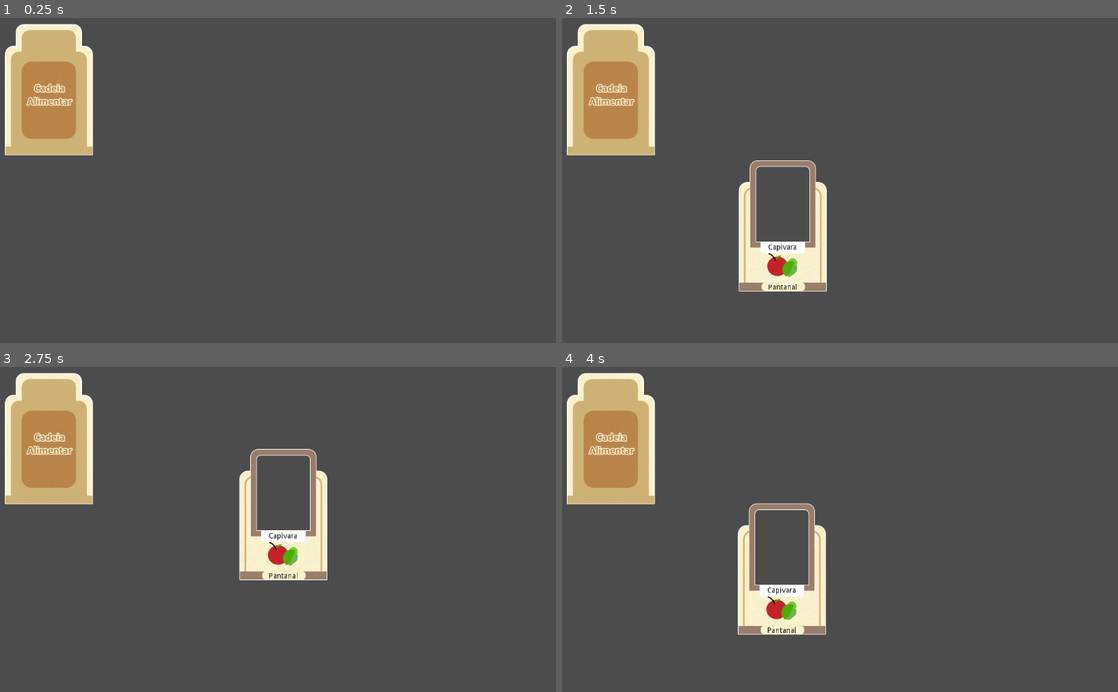
Above: before the commit, frames 1-4 (two rows, left to right).
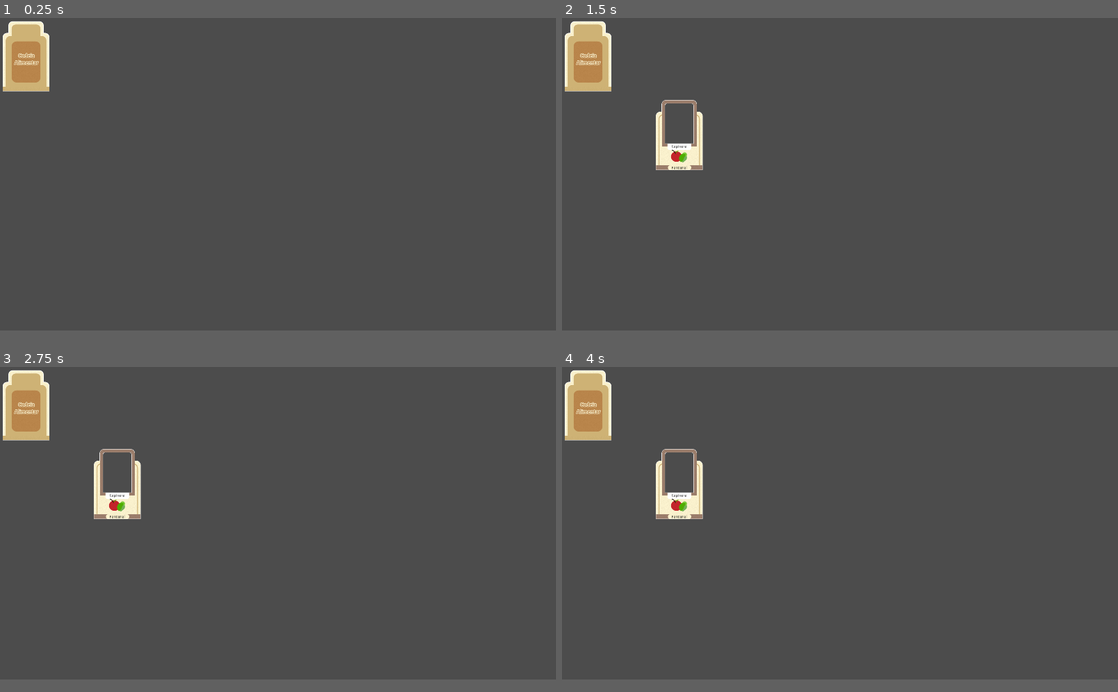
Above: after the commit, the same moments.

Repository: rominhorl/cardgame
Game: Godot game, scene res://Scenes/Deck.tscn
Same seed, same stepped clock (60 frames per second), same inputs: the game is played once before the commit and once after it. The project has no main scene, so this scene is started directly.
Inputs (mouse positions are in pixels of both pictures, inside the frame that each line leads up to):
- Up to frame 1 (0.25 s): no input
- Up to frame 2 (1.5 s): tap Enter at 0.5 s; move the mouse to (612, 89) at 0.52 s; click (612, 89) at 0.6 s; move the mouse to (778, 219) at 1.27 s; click (778, 219) at 1.35 s
- Up to frame 3 (2.75 s): tap Space at 2 s; move the mouse to (333, 458) at 2.02 s; click (333, 458) at 2.1 s
- Up to frame 4 (4 s): tap Enter at 2.75 s; move the mouse to (812, 594) at 2.77 s; click (812, 594) at 2.85 s; move the mouse to (1006, 578) at 3.52 s; click (1006, 578) at 3.6 s
In our replay, the window is 800x468 before the commit and 800x450 after it. These sizes can differ from the game's own. Grey fills any space a smaller window leaves; there, only what the larger window draws over its background counts as a difference.

The runs differ from the first frame. In frame 1, 5.9% of the frame differs, in the area x 0-17%, y 0-43%; in frame 2, 11%; in frame 3, 11%; in frame 4, 11%, in the area x 0-48%, y 0-83%.

Commit message:
Adjusted the padding between the cards on hand

Diff:
--- a/CardGame/Scenes/Deck.gd
+++ b/CardGame/Scenes/Deck.gd
@@ -11,7 +11,8 @@
 var CardSpeedMove = 600
 
 func _ready():
-	HandPoints = draw_circle_arc(MidScreen+Vector2(0,MidScreen.y), get_viewport().size.x*0.4, get_viewport().size.y*0.25, -90, 90, Color(0.0, 1.0, 0.0))
+	HandPoints = draw_circle_arc(MidScreen+Vector2(0,MidScreen.y*1.2), get_viewport().size.x*0.4, get_viewport().size.y*0.25, -90, 90, Color(0.0, 1.0, 0.0))
+	print(range(5))
 
 func _process(delta):
 
@@ -48,61 +49,14 @@
 	CardsHand.append(NewCard.name)
 	$Hand.add_child(NewCard)
 #	OrganizeHand(deltaVar,CardSpeedMove)
-	print(CardsHand)
 
 #~~~~~~~~~~~~~~~~~~~~~~Organizar a mão~~~~~~~~~~~~~~~~~~~~~~~~~~~~
 
 func OrganizeHand(delta,CardSpeedMove):
-
-	match CardsHand.size():
-		1:
-			$Hand.get_node(str(CardsHand[0])).move_and_slide((HandPoints[100]-$Hand.get_node(str(CardsHand[0])).position)*delta*CardSpeedMove)
-			continue
-		2:
-			for i in range(CardsHand.size()):
-				$Hand.get_node(str(CardsHand[i])).move_and_slide((HandPoints[50+(i+0.5)*100/CardsHand.size()]-$Hand.get_node(str(CardsHand[i])).position)*delta*CardSpeedMove)
-				$Hand.get_node(str(CardsHand[i])).rotation = -0.05+i*0.1
-			continue
-		3:
-			for i in range(CardsHand.size()):
-				$Hand.get_node(str(CardsHand[i])).move_and_slide((HandPoints[50+(i+0.5)*100/CardsHand.size()]-$Hand.get_node(str(CardsHand[i])).position)*delta*CardSpeedMove)
-				$Hand.get_node(str(CardsHand[i])).rotation = -0.1+i*0.1
-			continue
-		4:
-			for i in range(CardsHand.size()):
-				$Hand.get_node(str(CardsHand[i])).move_and_slide((HandPoints[50+(i+0.5)*100/CardsHand.size()]-$Hand.get_node(str(CardsHand[i])).position)*delta*CardSpeedMove)
-				$Hand.get_node(str(CardsHand[i])).rotation = -0.15+i*0.1
-			continue
-		5:
-			for i in range(CardsHand.size()):
-				$Hand.get_node(str(CardsHand[i])).move_and_slide((HandPoints[50+(i+0.5)*100/CardsHand.size()]-$Hand.get_node(str(CardsHand[i])).position)*delta*CardSpeedMove)
-				$Hand.get_node(str(CardsHand[i])).rotation = -0.2+i*0.1
-			continue
-		6:
-			for i in range(CardsHand.size()):
-				$Hand.get_node(str(CardsHand[i])).move_and_slide((HandPoints[50+(i+0.5)*100/CardsHand.size()]-$Hand.get_node(str(CardsHand[i])).position)*delta*CardSpeedMove)
-				$Hand.get_node(str(CardsHand[i])).rotation = -0.25+i*0.1
-			continue
-		7:
-			for i in range(CardsHand.size()):
-				$Hand.get_node(str(CardsHand[i])).move_and_slide((HandPoints[50+(i+0.5)*100/CardsHand.size()]-$Hand.get_node(str(CardsHand[i])).position)*delta*CardSpeedMove)
-				$Hand.get_node(str(CardsHand[i])).rotation = -0.30+i*0.1
-			continue
-		8:
-			for i in range(CardsHand.size()):
-				$Hand.get_node(str(CardsHand[i])).move_and_slide((HandPoints[50+(i+0.5)*100/CardsHand.size()]-$Hand.get_node(str(CardsHand[i])).position)*delta*CardSpeedMove)
-				$Hand.get_node(str(CardsHand[i])).rotation = -0.35+i*0.1
-			continue
-		9:
-			for i in range(CardsHand.size()):
-				$Hand.get_node(str(CardsHand[i])).move_and_slide((HandPoints[50+(i+0.5)*100/CardsHand.size()]-$Hand.get_node(str(CardsHand[i])).position)*delta*CardSpeedMove)
-				$Hand.get_node(str(CardsHand[i])).rotation = -0.40+i*0.1
-			continue
-		10:
-			for i in range(CardsHand.size()):
-				$Hand.get_node(str(CardsHand[i])).move_and_slide((HandPoints[50+(i+0.5)*100/CardsHand.size()]-$Hand.get_node(str(CardsHand[i])).position)*delta*CardSpeedMove)
-				$Hand.get_node(str(CardsHand[i])).rotation = -0.45+i*0.1
-			continue
+	for i in range(CardsHand.size()):
+			$Hand.get_node(str(CardsHand[i])).move_and_slide((HandPoints[(100-5*(CardsHand.size()-1))+i*10]-$Hand.get_node(str(CardsHand[i])).position)*delta*CardSpeedMove)
+			$Hand.get_node(str(CardsHand[i])).rotation = -0.05*(CardsHand.size()-1)+i*0.1
+			$Hand.get_node(str(CardsHand[i])).z_index = i
 
 #~~~~~~~~~~~~~~~~~~~~~Função para plotar a elipse~~~~~~~~~~~~~~~~~~~~~~~~~~~~~~
 
--- a/CardGame/project.godot
+++ b/CardGame/project.godot
@@ -15,6 +15,8 @@
 
 [display]
 
+window/size/width=1920
+window/size/height=1080
 window/stretch/mode="2d"
 window/stretch/aspect="keep"
 
